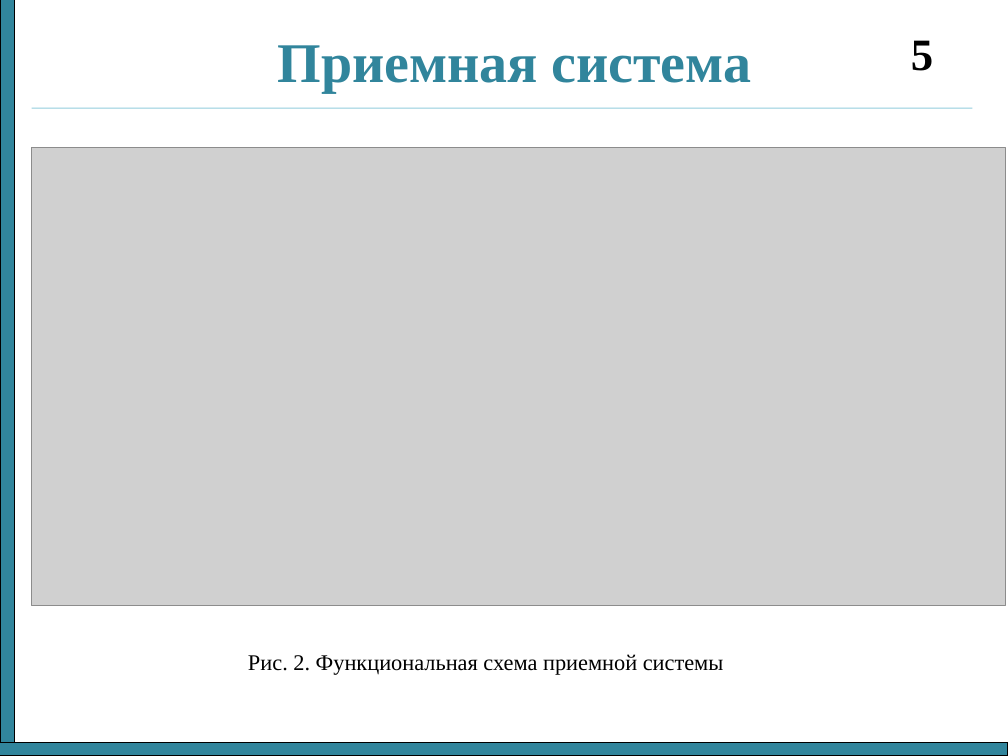
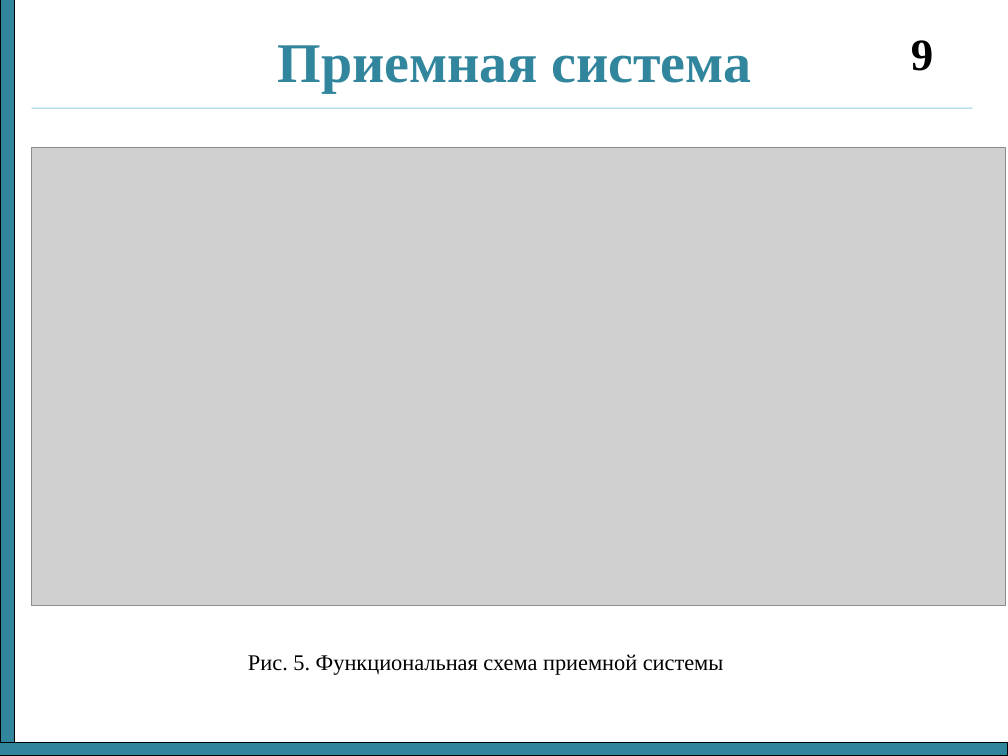
Before and after one commit to nikok94/dissertation, a slide deck: slide 9 of Отчет 3 семестр.ppt (slide 5 before the commit). Drawn at 1008x756 pixels with LibreOffice and Linux fonts; fonts in the diff are those of the drawing; grey boxes stand for pictures. Boxes give left, top, right and bottom in pixels: in the first picture for what was removed or moved away, otherwise in the second. Text is boxed around its words. In the diff, an @@ line names an element or a change of style, - is before the commit and + after.

```diff
--- a/Отчет 3 семестр.ppt
+++ b/Отчет 3 семестр.ppt
@@ page number at box(911, 40, 933, 71): text changed @@
-5
+9
@@ text at box(248, 654, 724, 675): text changed @@
-Рис. 2. Функциональная схема приемной системы
+Рис. 5. Функциональная схема приемной системы
```
Also in this commit, not shown: 2 other slides changed, 4 slides added, 3 other files.
